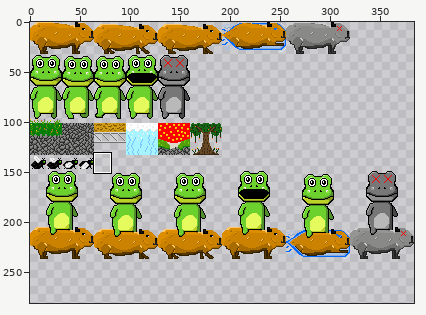
Two states of a sprite sheet, assets/Sprite_Sheet.png. Above, an overview of the earlier version with the close-up marked.
Close-up. The starting point:
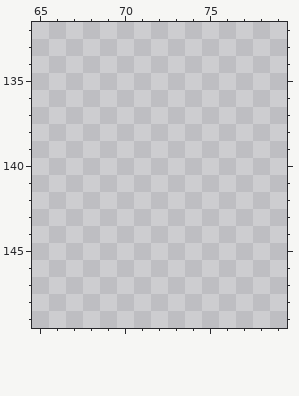
The file is 384x237 pixels. Pixels under 10% opacity are left out. Colours within 5 levels of each other are drawn and written as one. Shown: x 65..79, y 132..149. The old version is drawn lined up with the new one, on the new canvas. The commit also changed other parts of the picture, which this record leaves out.
Once edited:
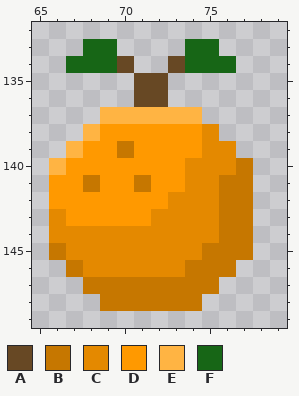
Palette (. is transparent): A #674824  B #c67700  C #e48900  D #ff9900  E #ffb443  F #176616
The edit:
canvas 384x237 -> 384x281
Colour A is added in row 134 at x 70 and 73; in rows 135 to 136 at x 71 to 72.
Colour B is added in row 139 at x 70; in row 140 at x 77; in row 141 at x 68, 71 and 76 to 77; in rows 142 to 144 at x 76 to 77; in row 145 at x 66 and 75 to 77; in row 146 at x 67 and 74 to 76.
Colour B is added in row 147 at x 68 to 75; in row 148 at x 69 to 74.
Colour C is added in row 138 at x 75; in row 139 at x 75 to 76; in row 140 at x 74 to 76; in row 141 at x 74 to 75; in row 142 at x 73 to 75; in row 143 at x 66 and 72 to 75.
Colour C is added in row 144 at x 66 to 75; in row 145 at x 67 to 74; in row 146 at x 68 to 73.
Colour D is added in row 138 at x 69 to 74; in row 139 at x 68 to 69 and 71 to 74; in row 140 at x 67 to 73; in row 141 at x 66 to 67, 69 to 70 and 72 to 73; in row 142 at x 66 to 72; in row 143 at x 67 to 71.
Colour E is added in row 137 at x 69 to 74; in row 138 at x 68; in row 139 at x 67; in row 140 at x 66.
Colour F is added in row 133 at x 68 to 69 and 74 to 75; in row 134 at x 67 to 69 and 74 to 76.
